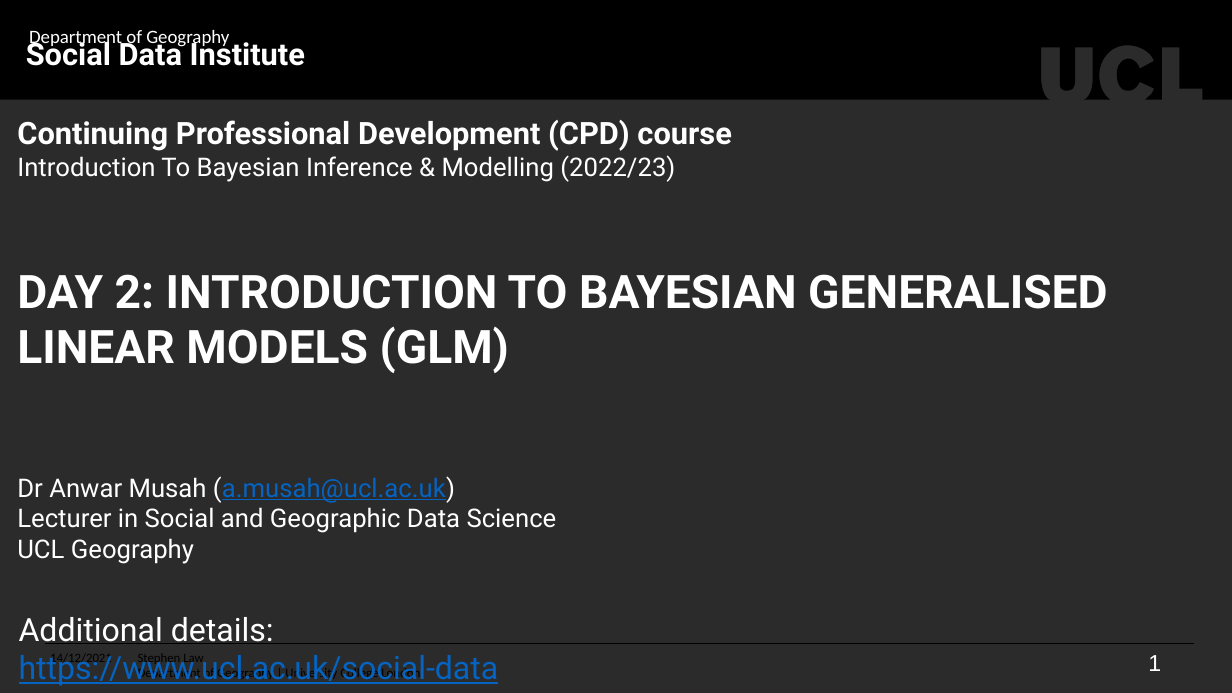
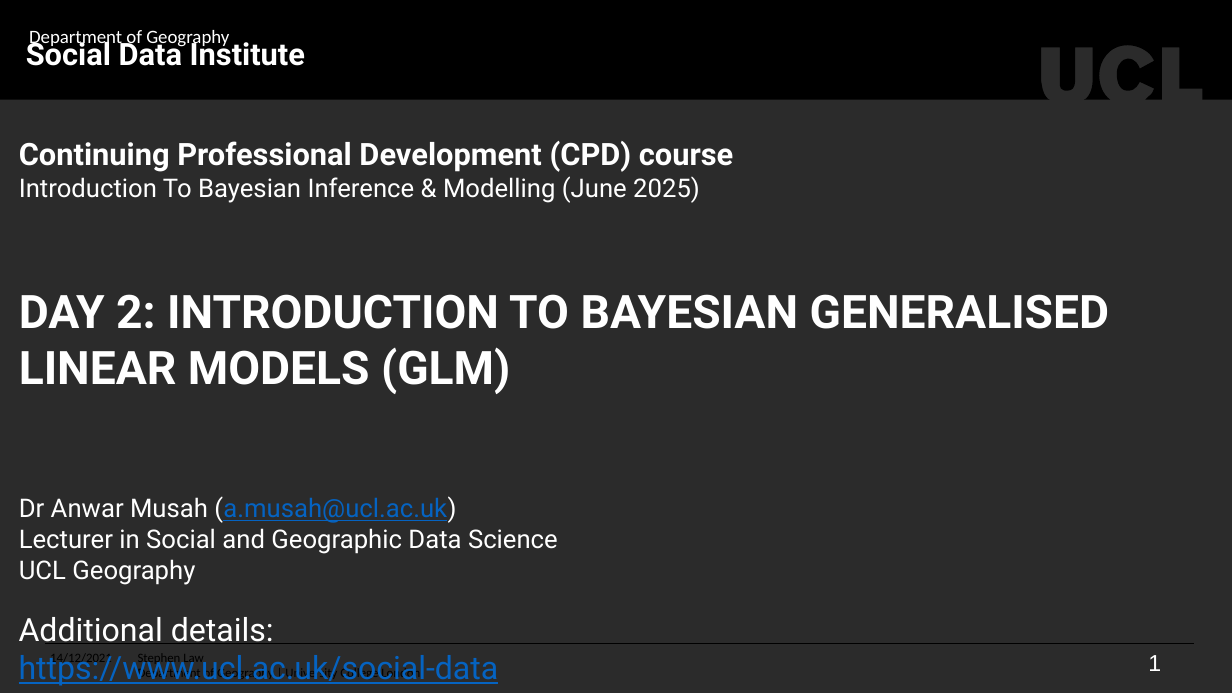
Before and after one commit to UCLPG-MSC-SGDS/UCL-SODA-CPD-RStan, a slide deck: slide 1 of Archived/2022_23/Day 2 Lecture - Bayesian Generalised Linear Regression Models.pptx. Drawn at 1232x693 pixels with LibreOffice and Linux fonts; fonts in the diff are those of the drawing; background and template pictures are left out; a plain dark background stands for a picture behind light text. Boxes give left, top, right and bottom in pixels: in the first picture for what was removed or moved away, otherwise in the second. Text is boxed around its words. In the diff, an @@ line names an element or a change of style, - is before the commit and + after.

```diff
--- a/Archived/2022_23/Day 2 Lecture - Bayesian Generalised Linear Regression Models.pptx
+++ b/Archived/2022_23/Day 2 Lecture - Bayesian Generalised Linear Regression Models.pptx
@@ text "Continuing Professional Development (CPD) course": place and size @@
-text "Continuing Professional Development (CPD) course" at bbox=[17, 120, 1107, 564]
+text "Continuing Professional Development (CPD) course" at bbox=[19, 141, 1109, 585]
@@ text at bbox=[19, 176, 700, 203]: text changed @@
-Introduction To Bayesian Inference & Modelling (2022/23)
+Introduction To Bayesian Inference & Modelling (June 2025)
```
Also in this commit, not shown: 12 other slides changed, 2 slides added, 1 slide removed, 33 other files.
